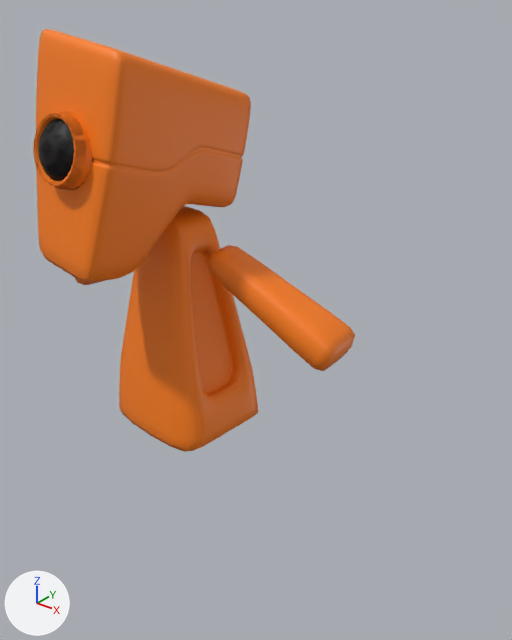
One commit to the glTF model static/models/ChadRobot.glb: the scene before it, then after it.
Rendered twice from a 50 mm lens placed at (4.07, -5.42, 2.83), pointed at (0.49, -0.95, 0.06). Lighting does not change. The marker at lower left points along +X, +Y and +Z. Vertices at the same position are counted once.

In view in the first picture: 'Profiler3'.
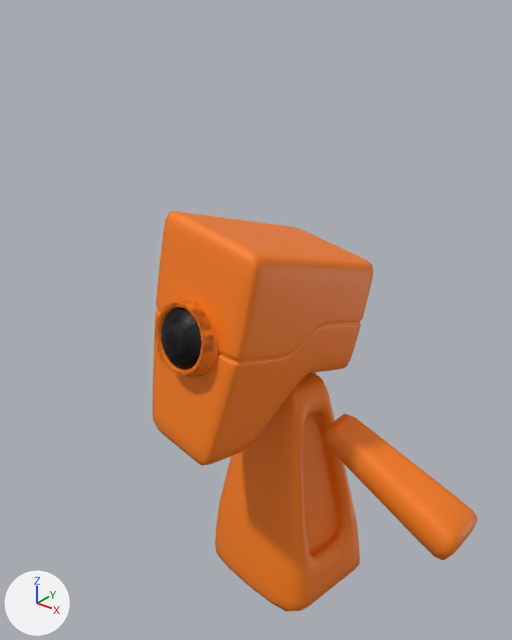
Edits to the bpy script that builds the scene:
```text
Change me_1:
    used by ob_profiler3; location = (0.0, 0.0, 0.0)
    remove me_1.from_pydata(...)  # 6297 vertices, 14476 faces; spans x -2.69..1.15, y -1.99..-0.02, z -1.68..2.43
    add me_1.from_pydata(...)  # 6105 vertices, 14444 faces; spans x -0.5..2.78, y -2.49..-0.76, z -2.14..1.37
    me_1 part 1: the loose piece of 1602 vertices spanning x -1.36..-0.23, y -1.94..-0.02, z 0.37..2.43 is turned -3.6 degrees about the z axis through its middle and scaled by 0.856, then moved by (1.89, -0.65, -0.91)
    me_1 part 2: the loose piece of 602 vertices spanning x -1.46..-0.06, y -1.2..-0.03, z -1.68..0.75 is turned -3.6 degrees about the z axis through its middle and scaled by 0.856, then moved by (1.9, -0.71, -0.64)
    me_1 part 3: the loose piece of 122 vertices spanning x -0.22..1.15, y -0.83..-0.23, z -0.41..0.52 is turned -3.6 degrees about the z axis through its middle and scaled by 0.856, then moved by (1.73, -0.78, -0.72)
    me_1 part 4: the loose piece of 122 vertices spanning x -2.69..-1.41, y -0.74..-0.07, z -0.56..0.54 is turned -3.6 degrees about the z axis through its middle and scaled by 0.856, then moved by (2.11, -0.67, -0.71)
    me_1 part 5: a new loose piece of 2959 vertices spanning x 0.73..1.3, y -2.49..-1.92, z 0.28..0.85, in mat_black (black #080004)
    me_1 part 6: a new loose piece of 698 vertices spanning x 0.74..1.29, y -2.48..-1.86, z 0.23..0.86, in mat_red (orange #fd7f16)
    me_1 part 7: the loose piece of 3120 vertices spanning x -1.18..-0.51, y -1.99..-1.32, z 1.16..1.83 is deleted
    me_1 part 8: the loose piece of 729 vertices spanning x -1.16..-0.53, y -1.97..-1.24, z 1.09..1.84 is deleted
```

Boxes [x1, y1, x2, y2] around the edits, measured in the pictures (512 x 640 px; the box of a moved part takes in the faces that stretch with it):
'Profiler3', reshaped: before [33, 29, 355, 452]; after [152, 211, 478, 611]
part 1 of me_1, moved or reshaped: before [36, 29, 251, 283]; after [152, 211, 373, 465]
part 2 of me_1, moved or reshaped: before [119, 206, 258, 452]; after [215, 373, 360, 611]
part 3 of me_1, moved or reshaped: before [209, 245, 355, 371]; after [324, 414, 478, 560]
part 4 of me_1, moved or reshaped (not visible afterwards): before [75, 278, 102, 285]
part 5 of me_1, added (black): after [161, 308, 219, 376]
part 6 of me_1, added (orange): after [155, 299, 219, 377]
part 7 of me_1, deleted (black): before [38, 119, 93, 190]
part 8 of me_1, deleted (orange): before [33, 111, 92, 189]
